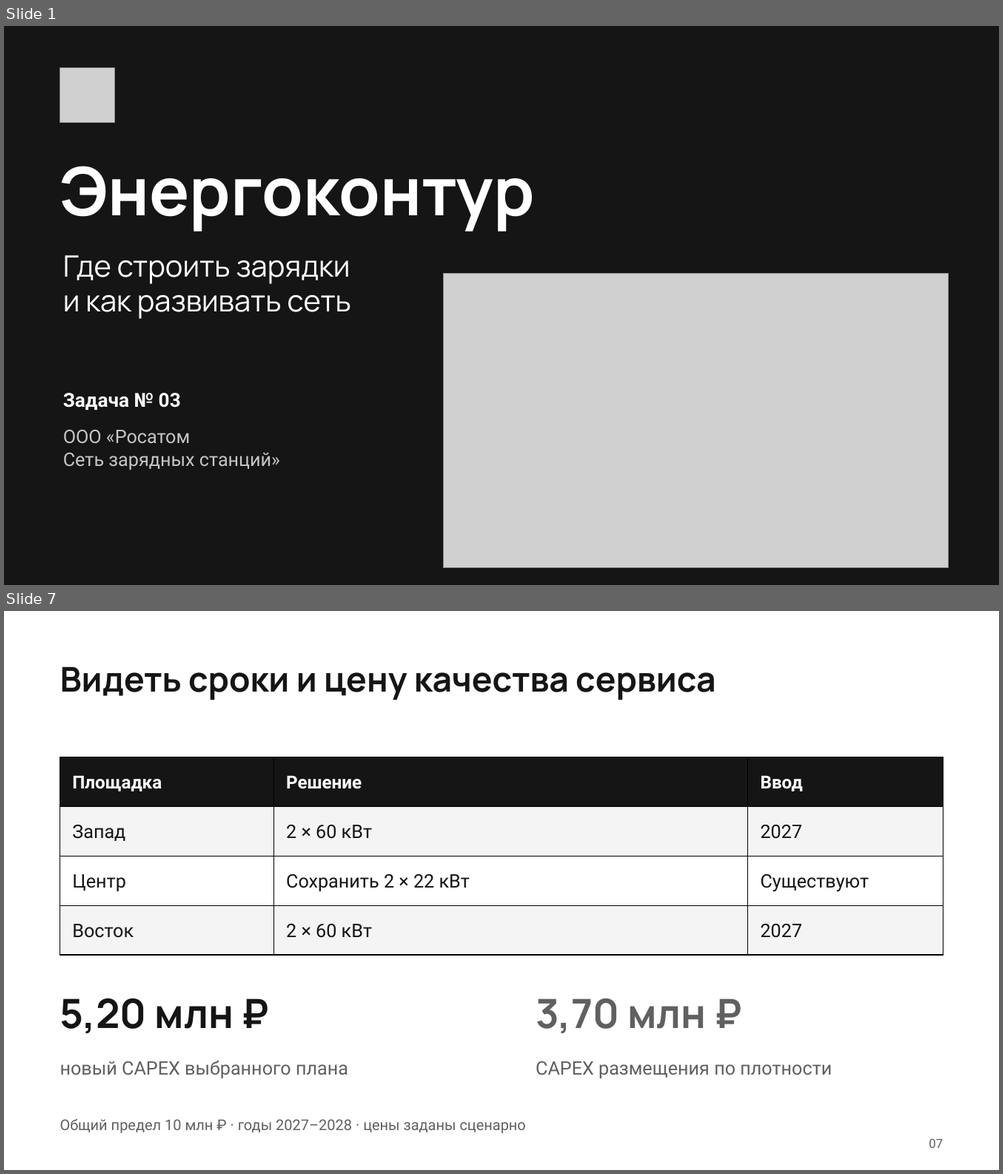
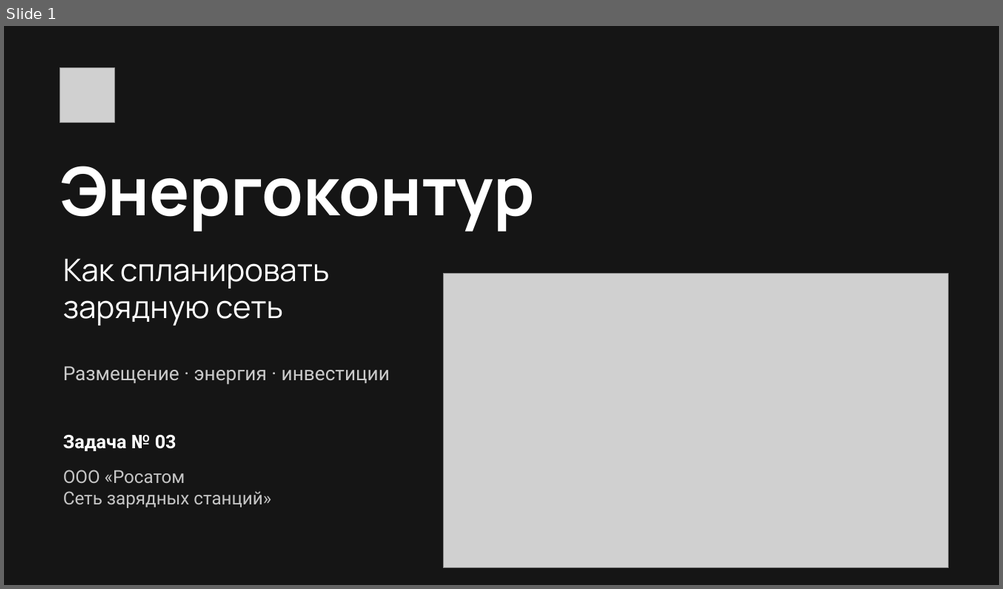
Before and after one commit to Elmar006/energy_web, a slide deck: docs/commission/submission/Энергоконтур_решение_задачи.pptx. Shown one above the other, each under a label of ours: slides 1 and 7 before the commit, slide 1 after it; the slides between them are not shown. The pictures are 1003x1174 and 1003x589 pixels, drawn with LibreOffice and Linux fonts; fonts in the diff are those of the drawing; grey boxes stand for pictures. Boxes give left, top, right and bottom in pixels: in the first picture for what was removed or moved away, otherwise in the second. Text is boxed around its words. In the diff, an @@ line names an element or a change of style, - is before the commit and + after.

```diff
--- a/docs/commission/submission/Энергоконтур_решение_задачи.pptx
+++ b/docs/commission/submission/Энергоконтур_решение_задачи.pptx
@@ slide 7 removed at (4, 611, 999, 1170), background #FFFFFF @@
@@ text removed at (60, 667, 716, 700) @@
-Видеть сроки и цену качества сервиса
@@ table removed at (60, 758, 942, 956), 4 rows, 3 columns @@
-Площадка | Решение | Ввод
-Запад | 2 × 60 кВт | 2027
-Центр | Сохранить 2 × 22 кВт | Существуют
-Восток | 2 × 60 кВт | 2027
@@ text removed at (60, 999, 233, 1034) @@
-5,20 млн ₽
@@ text removed at (535, 999, 706, 1034) @@
-3,70 млн ₽
@@ text removed at (60, 1061, 348, 1079) @@
-новый CAPEX выбранного плана
@@ text removed at (535, 1062, 831, 1079) @@
-CAPEX размещения по плотности
@@ text removed at (60, 1119, 526, 1133) @@
-Общий предел 10 млн ₽ · годы 2027–2028 · цены заданы сценарно
@@ text removed at (928, 1139, 942, 1148) @@
-07
@@ slide 1 changed as well @@
@@ text at (63, 258, 329, 326): text changed; size 28.5 to 30 pt @@
-Где строить зарядки
-и как развивать сеть
+Как спланировать
+зарядную сеть
@@ text added at (63, 366, 390, 385), 18.8 pt, text #CBCBCB @@
+Размещение · энергия · инвестиции
@@ text "Задача № 03": place and size @@
-text "Задача № 03" at (63, 393, 181, 410)
+text "Задача № 03" at (63, 435, 176, 452)
@@ text "Задача № 03" at (63, 435, 176, 452): size 18.8 to 18 pt @@
@@ text "ООО «Росатом": place and size @@
-text "ООО «Росатом" at (63, 430, 280, 470)
+text "ООО «Росатом" at (63, 470, 271, 508)
@@ text "ООО «Росатом" at (63, 470, 271, 508): size 18 to 17.2 pt @@
```
Also in this commit, not shown: 11 slides added, 10 other slides removed, 10 other files.
